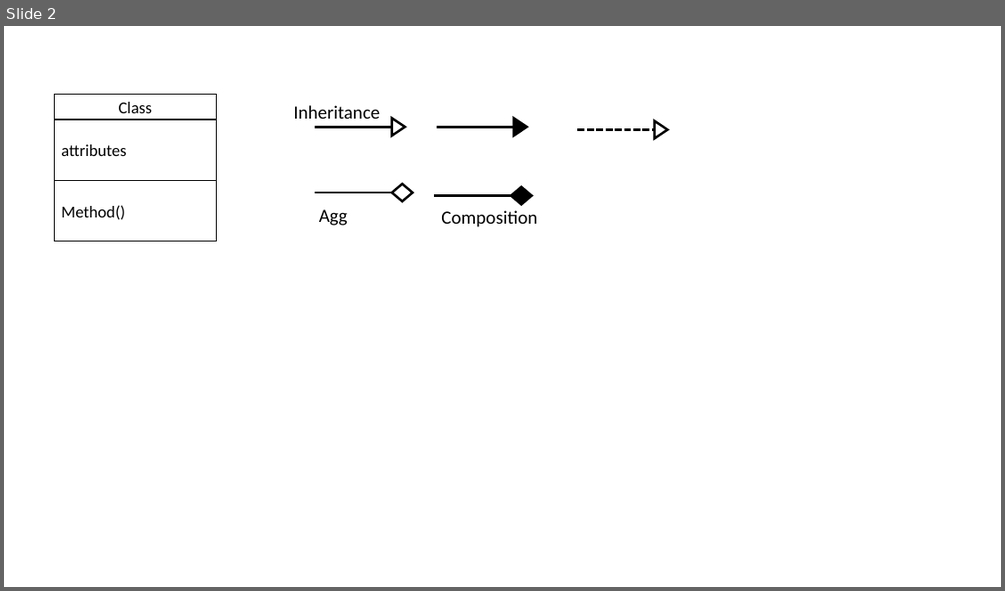
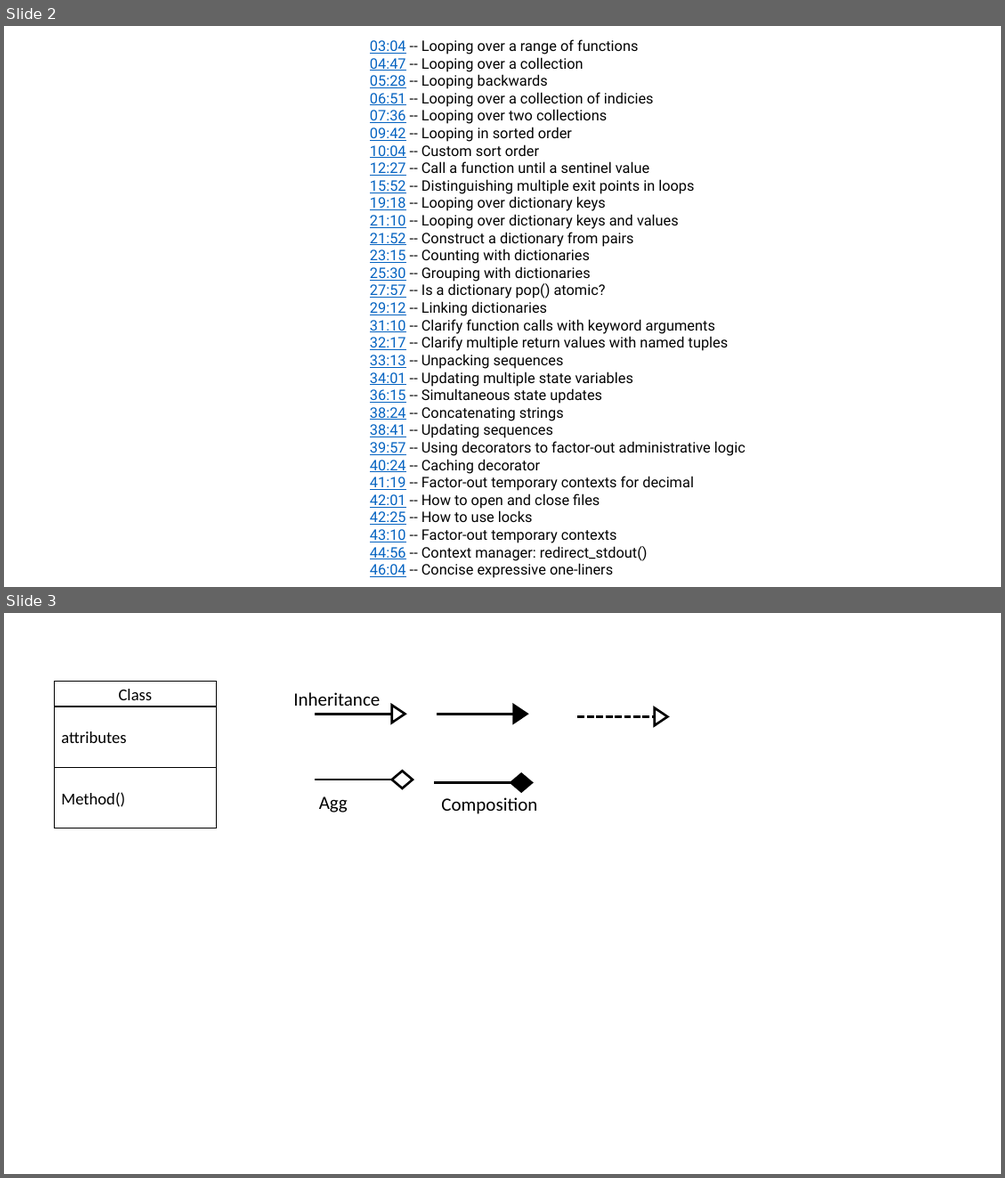
Before and after one commit to utktrivedi/meal_recommender, a slide deck: UML_Class_Diagram.pptx. Shown one above the other, each under a label of ours: slide 2 before the commit, slides 2 and 3 after it. The pictures are 1005x591 and 1005x1178 pixels, drawn with LibreOffice and Linux fonts; fonts in the diff are those of the drawing. Boxes give left, top, right and bottom in pixels: in the first picture for what was removed or moved away, otherwise in the second. Text is boxed around its words. In the diff, an @@ line names an element or a change of style, - is before the commit and + after.

Commit message:
added multiple methods in repo

```diff
--- a/UML_Class_Diagram.pptx
+++ b/UML_Class_Diagram.pptx
@@ slide 2 added at (x1=4, y1=26, x2=1001, y2=587), background #FFFFFF @@
@@ text added at (x1=370, y1=39, x2=745, y2=578), 14 pt, text #030303 @@
+03:04 -- Looping over a range of functions
+04:47 -- Looping over a collection
+05:28 -- Looping backwards
+06:51 -- Looping over a collection of indicies
+07:36 -- Looping over two collections
+09:42 -- Looping in sorted order
+10:04 -- Custom sort order
+12:27 -- Call a function until a sentinel value
+15:52 -- Distinguishing multiple exit points in loops
+19:18 -- Looping over dictionary keys
+21:10 -- Looping over dictionary keys and values
+21:52 -- Construct a dictionary from pairs
+23:15 -- Counting with dictionaries
+25:30 -- Grouping with dictionaries
+27:57 -- Is a dictionary pop() atomic?
+29:12 -- Linking dictionaries
+31:10 -- Clarify function calls with keyword arguments
+32:17 -- Clarify multiple return values with named tuples
+33:13 -- Unpacking sequences
+34:01 -- Updating multiple state variables
+36:15 -- Simultaneous state updates
+38:24 -- Concatenating strings
+38:41 -- Updating sequences
+39:57 -- Using decorators to factor-out administrative logic
+40:24 -- Caching decorator
+41:19 -- Factor-out temporary contexts for decimal
+42:01 -- How to open and close files
+42:25 -- How to use locks
+43:10 -- Factor-out temporary contexts
+44:56 -- Context manager: redirect_stdout()
+46:04 -- Concise expressive one-liners
@@ what was slide 2 is now slide 3 @@
```
Also in this commit, not shown: 1 slide changed, 4 other files.
